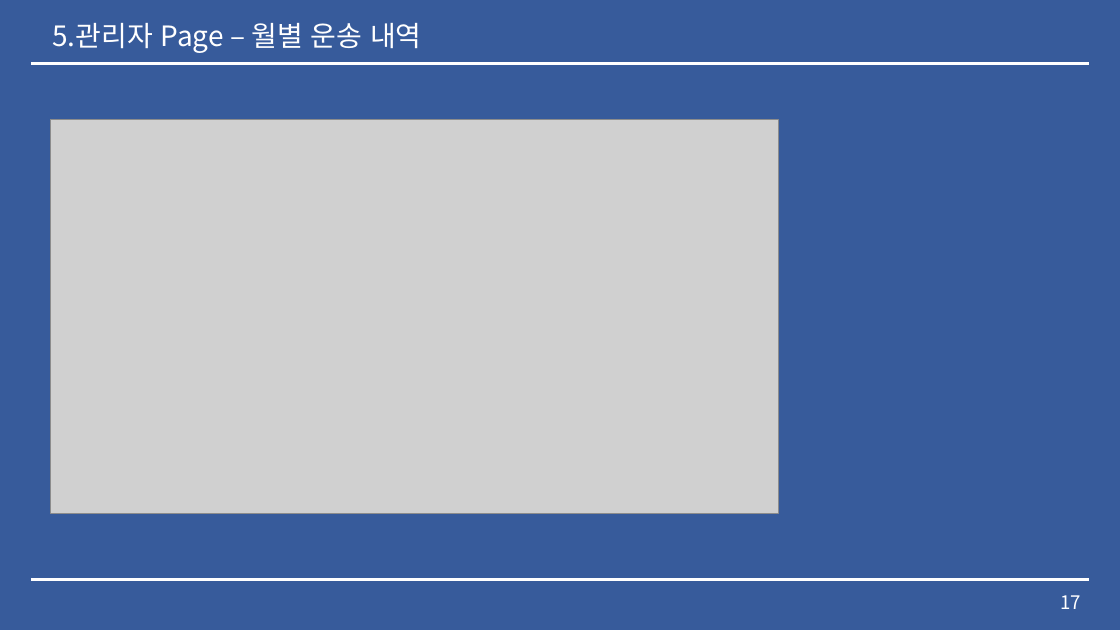
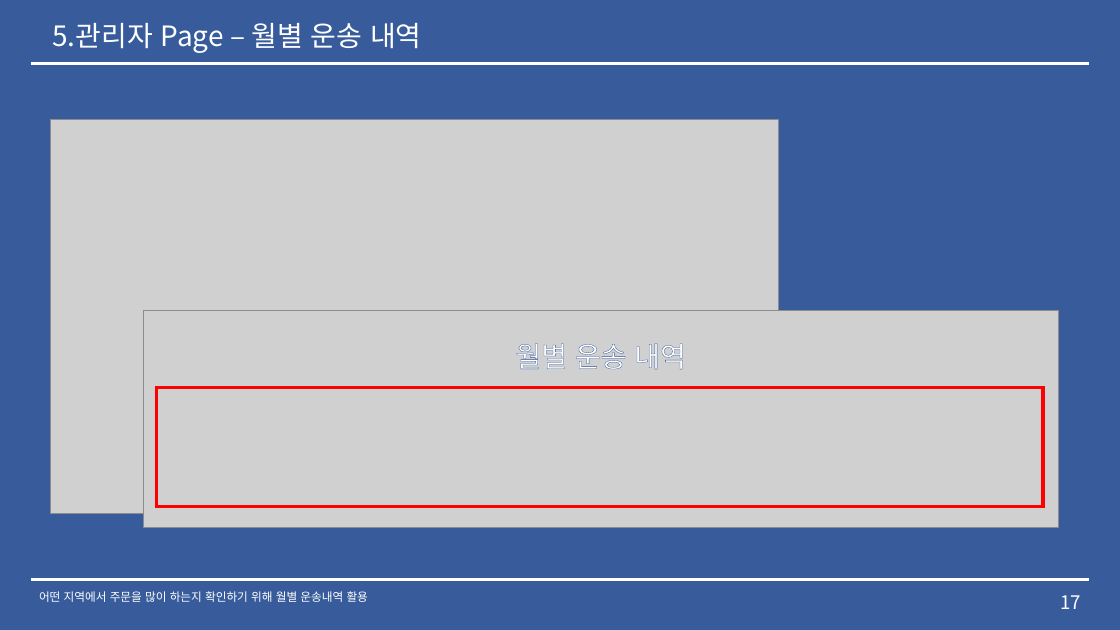
Before and after one commit to lx9203/fulfillmentBlue, a slide deck: slide 17 of Fulfillment 중간발표.pptx. Drawn at 1120x630 pixels with LibreOffice and Linux fonts; fonts in the diff are those of the drawing; grey boxes stand for pictures. Boxes give left, top, right and bottom in pixels: in the first picture for what was removed or moved away, otherwise in the second. Text is boxed around its words. In the diff, an @@ line names an element or a change of style, - is before the commit and + after.

```diff
--- a/Fulfillment 중간발표.pptx
+++ b/Fulfillment 중간발표.pptx
@@ picture added at [144, 311, 1059, 528] @@
@@ text added at [516, 343, 686, 370], 24 pt, text #FFFFFF @@
+월별 운송 내역
@@ rectangle added at [156, 388, 1043, 507], outline #FF0000 3 pt @@
@@ text added at [39, 591, 368, 602], 10 pt, text #FFFFFF @@
+어떤 지역에서 주문을 많이 하는지 확인하기 위해 월별 운송내역 활용
```
Also in this commit, not shown: 9 other slides changed, 4 other files.
